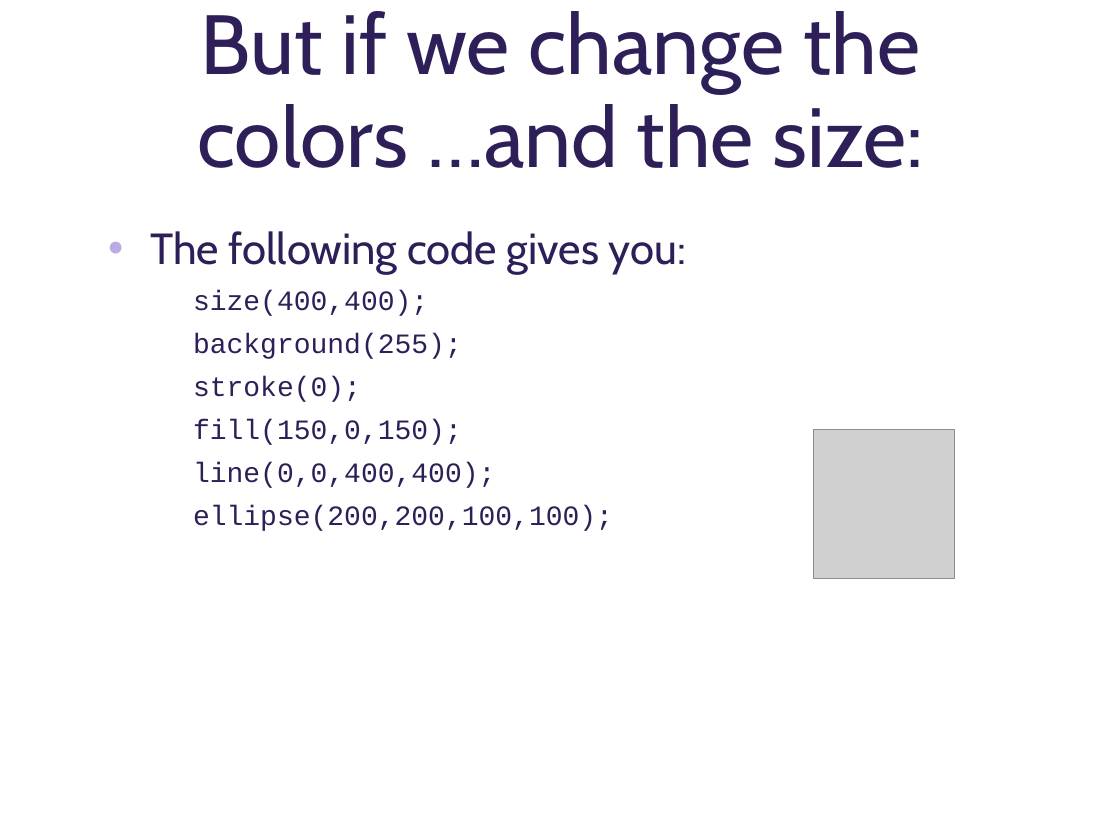
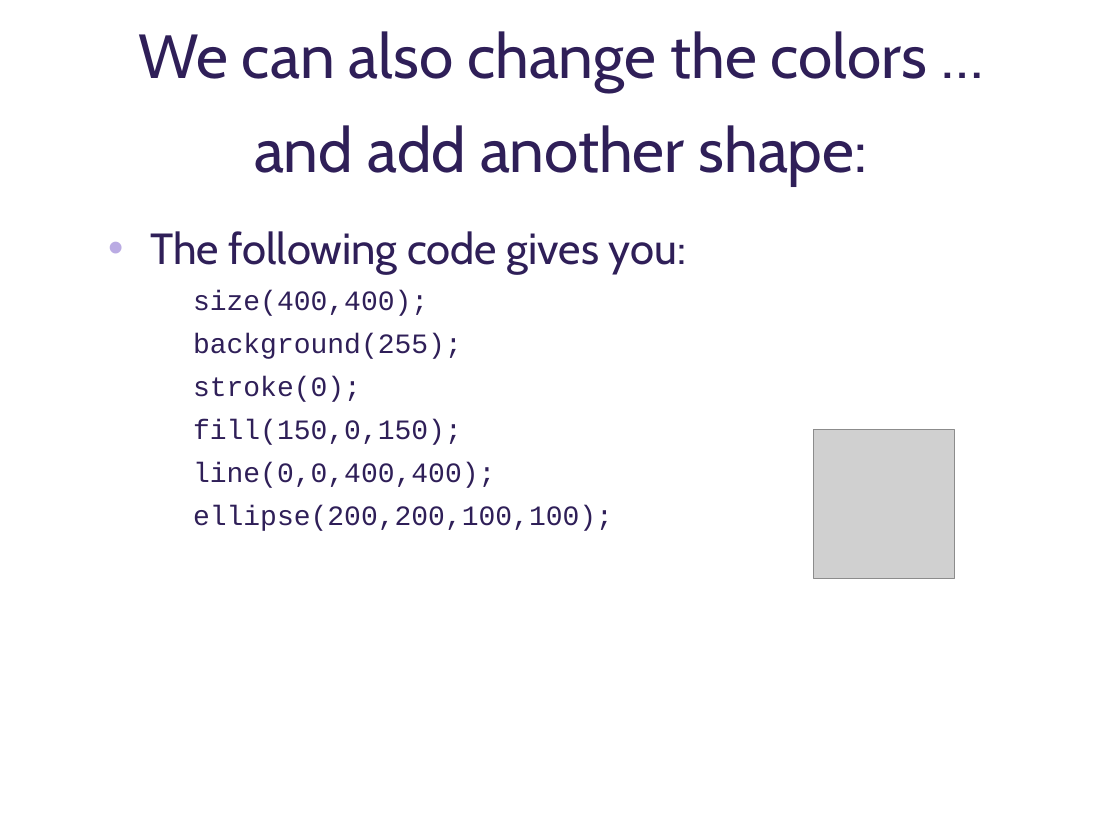
Before and after one commit to deenaengel/TF3_ProcessingSlides, a slide deck: slide 13 of Processing_Presentation_TF3_DE_notes.pptx (slide 11 before the commit). Drawn at 1120x840 pixels with LibreOffice and Linux fonts; fonts in the diff are those of the drawing; grey boxes stand for pictures; background and template pictures are left out. Boxes give left, top, right and bottom in pixels: in the first picture for what was removed or moved away, otherwise in the second. Text is boxed around its words. In the diff, an @@ line names an element or a change of style, - is before the commit and + after.

```diff
--- a/Processing_Presentation_TF3_DE_notes.pptx
+++ b/Processing_Presentation_TF3_DE_notes.pptx
@@ title at (138, 31, 927, 186): text changed; size 54 to 40 pt @@
-But if we change the colors …and the size:
+We can also change the colors …and add another shape:
```
Also in this commit, not shown: 6 other slides changed, 2 slides added.
